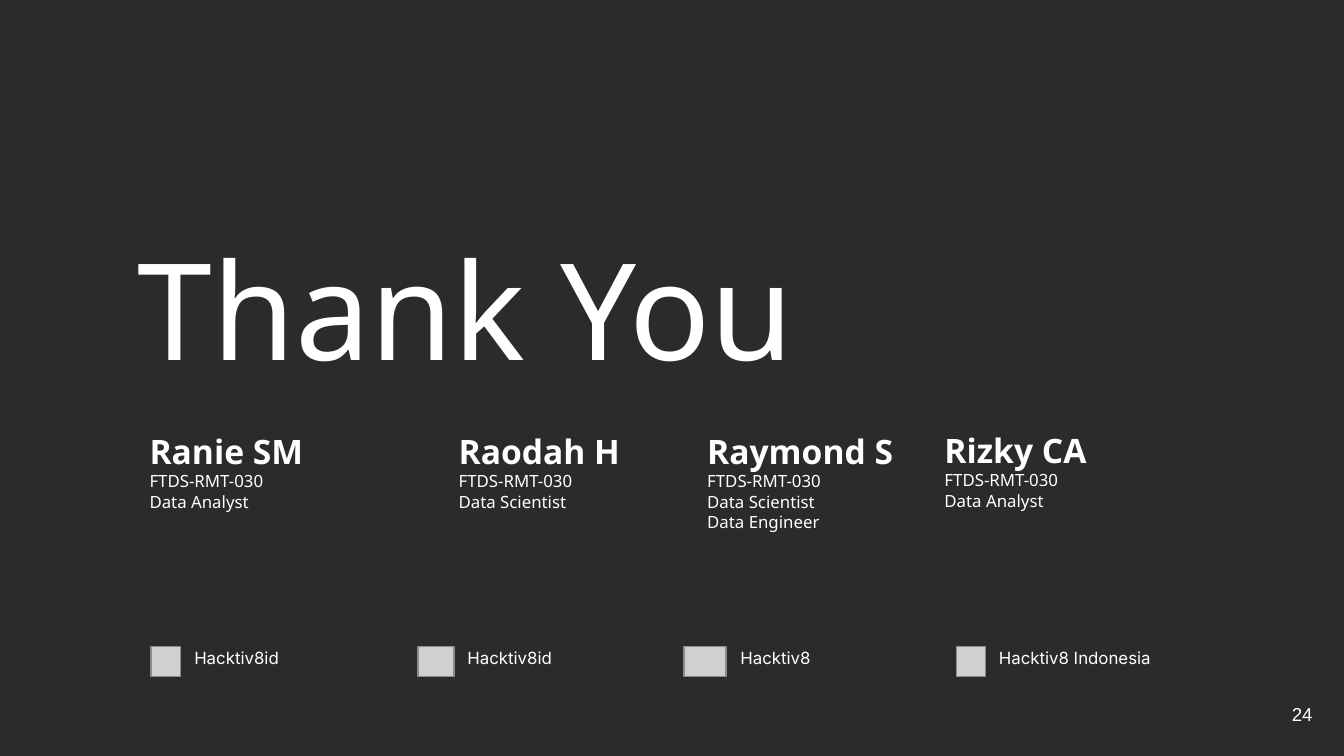
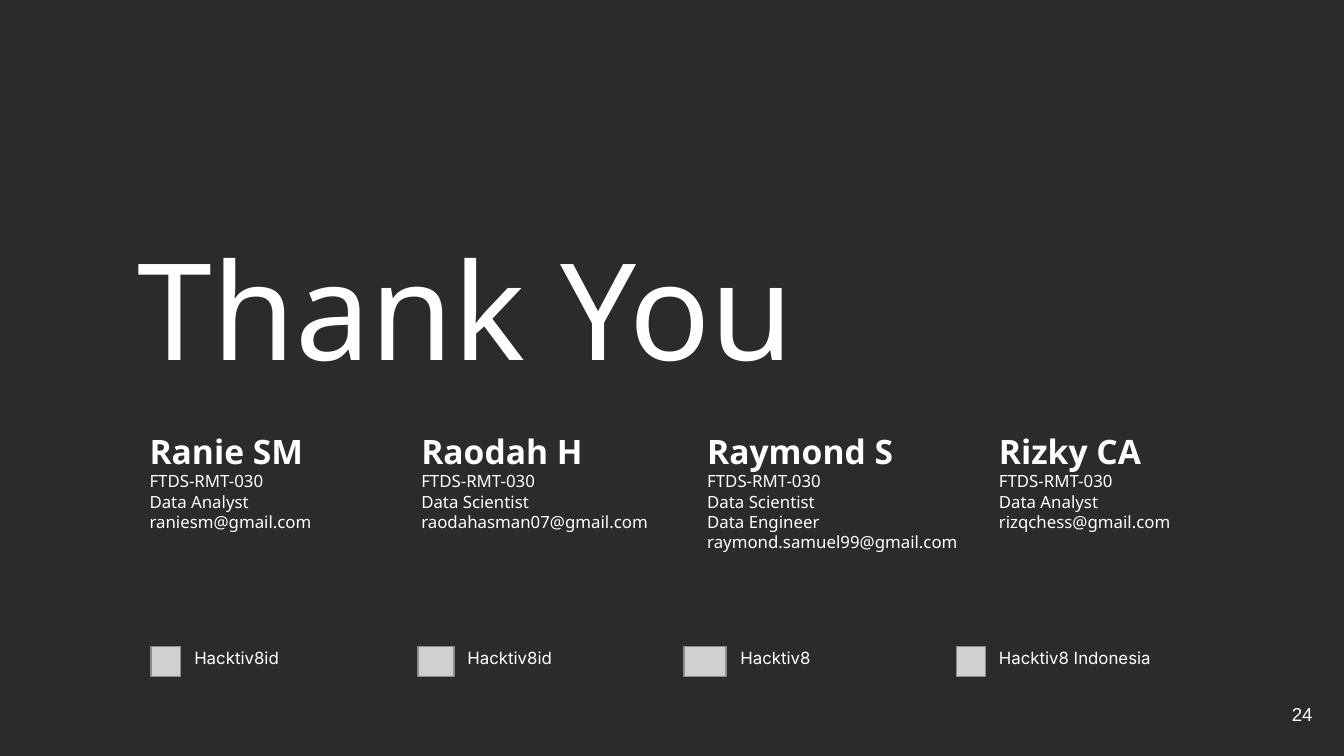
Before and after one commit to FTDS-assignment-bay/p2-final-project-p2-final-project-ftds-030-rmt-group-2, a slide deck: slide 24 of H8_Final_Project_G2_RMT30.pptx. Drawn at 1344x756 pixels with LibreOffice and Linux fonts; fonts in the diff are those of the drawing; grey boxes stand for pictures; background and template pictures are left out; a plain dark background stands for a picture behind light text. Boxes give left, top, right and bottom in pixels: in the first picture for what was removed or moved away, otherwise in the second. Text is boxed around its words. In the diff, an @@ line names an element or a change of style, - is before the commit and + after.

```diff
--- a/H8_Final_Project_G2_RMT30.pptx
+++ b/H8_Final_Project_G2_RMT30.pptx
@@ text "Raodah H": place and size @@
-text "Raodah H" at (459,438,620,508)
+text "Raodah H" at (421,438,647,532)
@@ text "Rizky CA": place and size @@
-text "Rizky CA" at (944,437,1087,511)
+text "Rizky CA" at (999,438,1170,532)
@@ text at (150,515,312,532): paragraph added @@
+raniesm@gmail.com
@@ text at (421,515,647,532): paragraph added @@
+raodahasman07@gmail.com
@@ text at (707,535,957,552): paragraph added @@
+raymond.samuel99@gmail.com
@@ text at (999,515,1170,532): paragraph added @@
+rizqchess@gmail.com
```
Also in this commit, not shown: 5 other slides changed.
